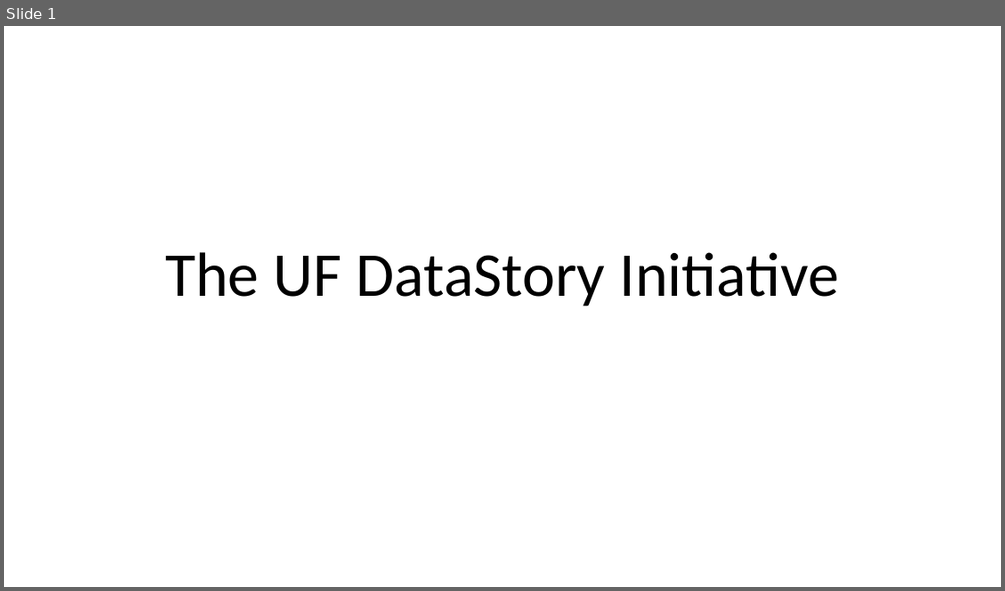
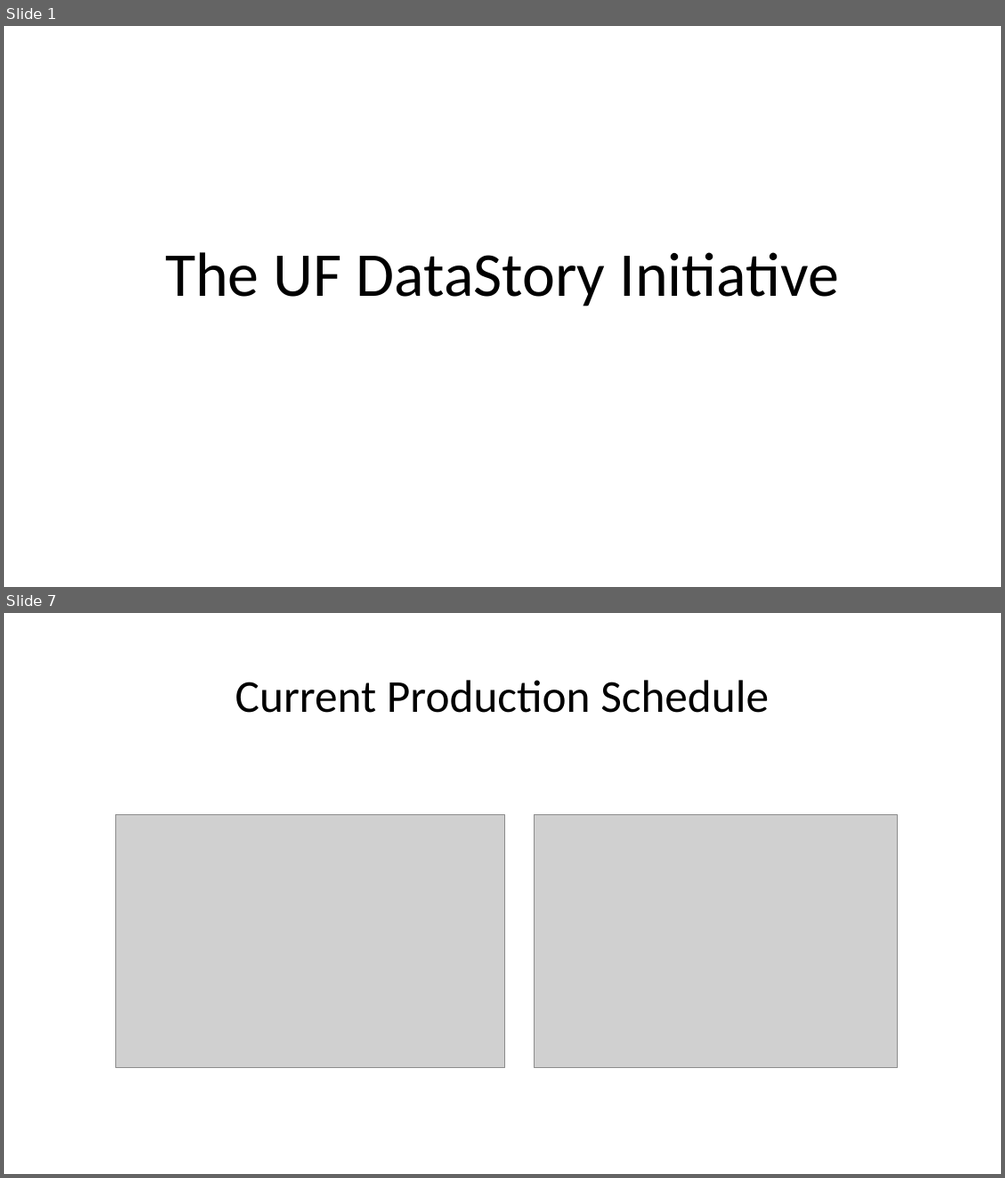
Before and after one commit to mydatastory-dev/projects, a slide deck: _ctsi/ctsi_presentation.pptx. Shown one above the other, each under a label of ours: slide 1 before the commit, slides 1 and 7 after it; the slides between them are not shown. The pictures are 1005x591 and 1005x1178 pixels, drawn with LibreOffice and Linux fonts; fonts in the diff are those of the drawing; grey boxes stand for pictures. Boxes give left, top, right and bottom in pixels: in the first picture for what was removed or moved away, otherwise in the second. Text is boxed around its words. In the diff, an @@ line names an element or a change of style, - is before the commit and + after.

```diff
--- a/_ctsi/ctsi_presentation.pptx
+++ b/_ctsi/ctsi_presentation.pptx
@@ slide 7 added at bbox=[4, 613, 1001, 1174], background #FFFFFF @@
@@ title added at bbox=[235, 680, 769, 713], 44 pt, text #000000 @@
+Current Production Schedule
@@ picture added at bbox=[116, 815, 505, 1069] @@
@@ picture added at bbox=[534, 815, 898, 1069] @@
```
Also in this commit, not shown: 4 slides changed, 2 other slides added, 2 slides removed.
